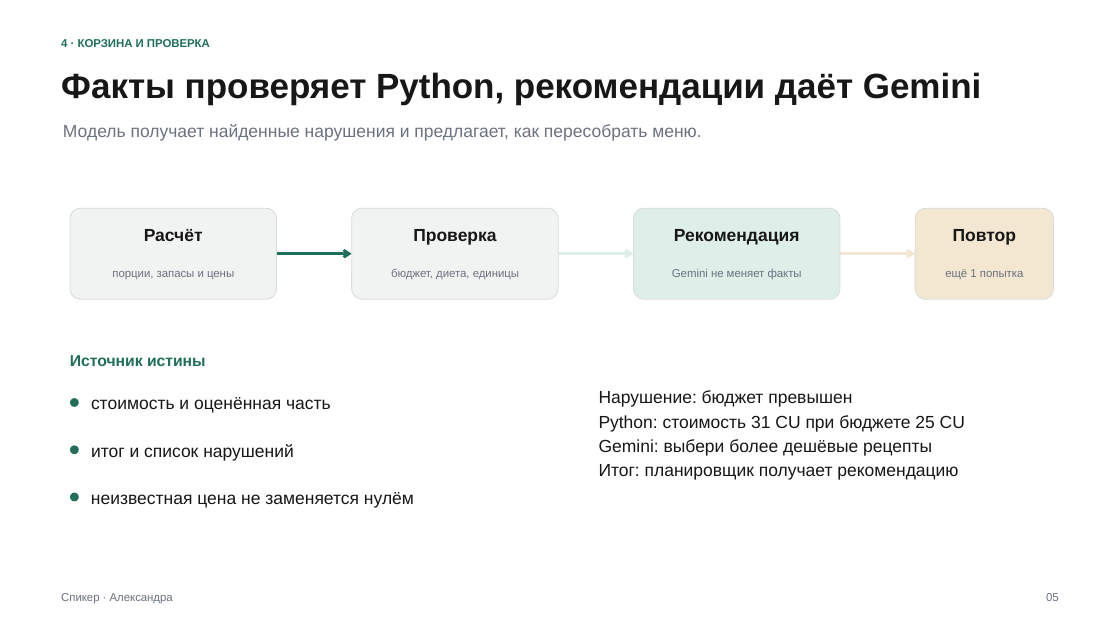
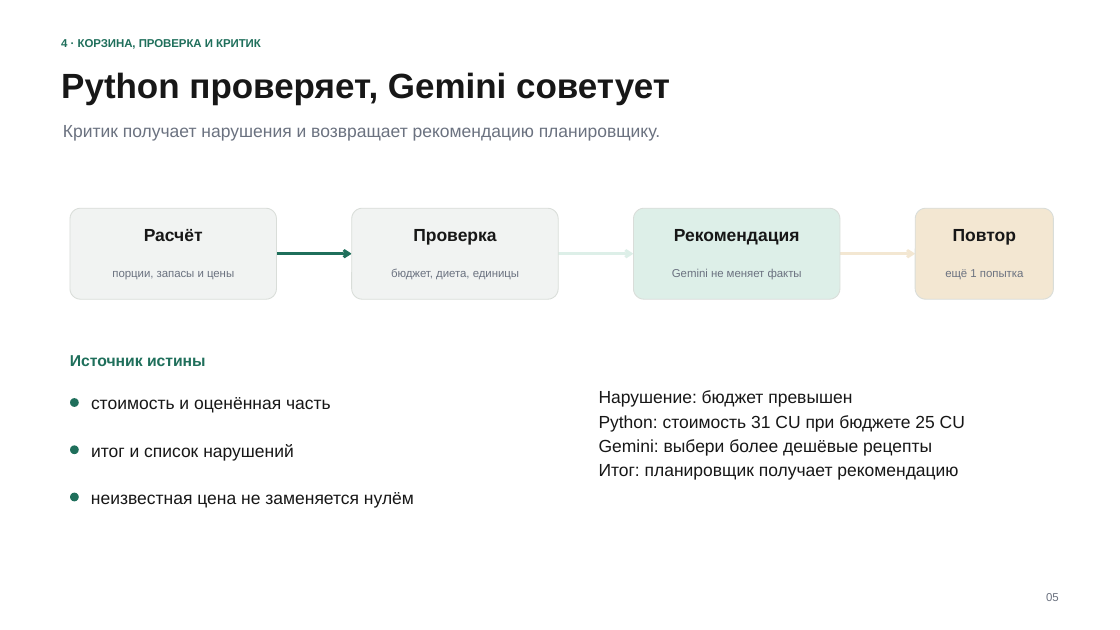
Before and after one commit to asastyy/smart-grocery-agents, a slide deck: slide 5 of docs/Smart_Grocery_Agents_Project_Proposal.pptx. Drawn at 1120x630 pixels with LibreOffice and Linux fonts; fonts in the diff are those of the drawing. Boxes give left, top, right and bottom in pixels: in the first picture for what was removed or moved away, otherwise in the second. Text is boxed around its words. In the diff, an @@ line names an element or a change of style, - is before the commit and + after.

```diff
--- a/docs/Smart_Grocery_Agents_Project_Proposal.pptx
+++ b/docs/Smart_Grocery_Agents_Project_Proposal.pptx
@@ text at box(61, 38, 261, 50): text changed @@
-4 · КОРЗИНА И ПРОВЕРКА
+4 · КОРЗИНА, ПРОВЕРКА И КРИТИК
@@ text at box(61, 72, 670, 105): text changed @@
-Факты проверяет Python, рекомендации даёт Gemini
+Python проверяет, Gemini советует
@@ text at box(63, 125, 660, 141): text changed @@
-Модель получает найденные нарушения и предлагает, как пересобрать меню.
+Критик получает нарушения и возвращает рекомендацию планировщику.
@@ text removed at box(61, 593, 173, 604) @@
-Спикер · Александра
```
Also in this commit, not shown: 6 other slides changed, 2 other files.
